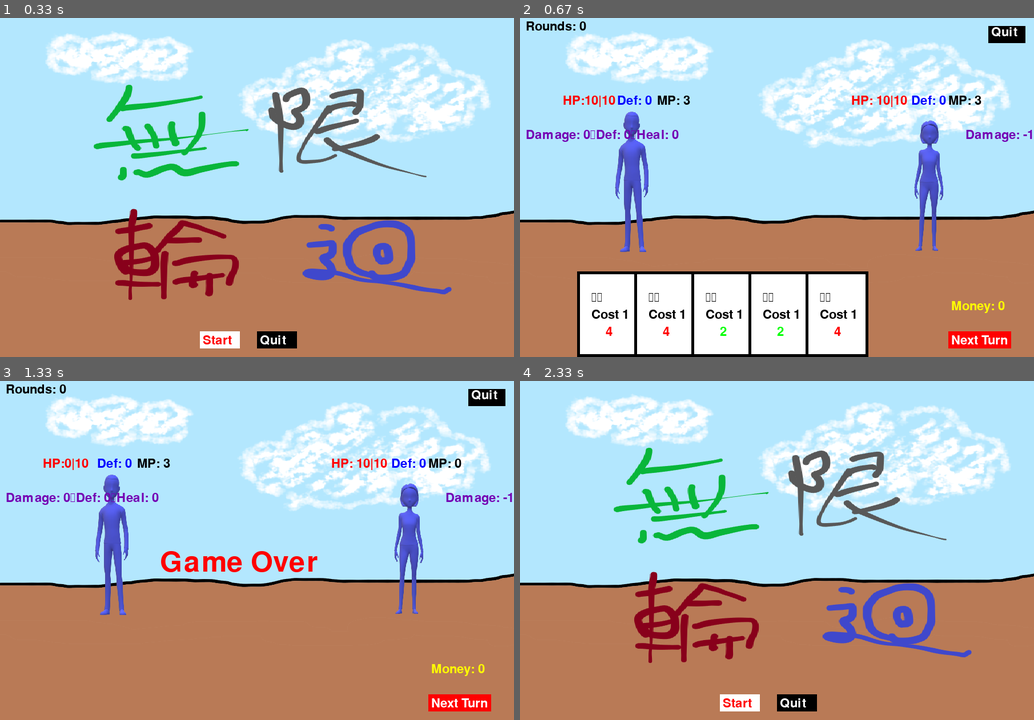
Above: before the commit, frames 1-4 (two rows, left to right).
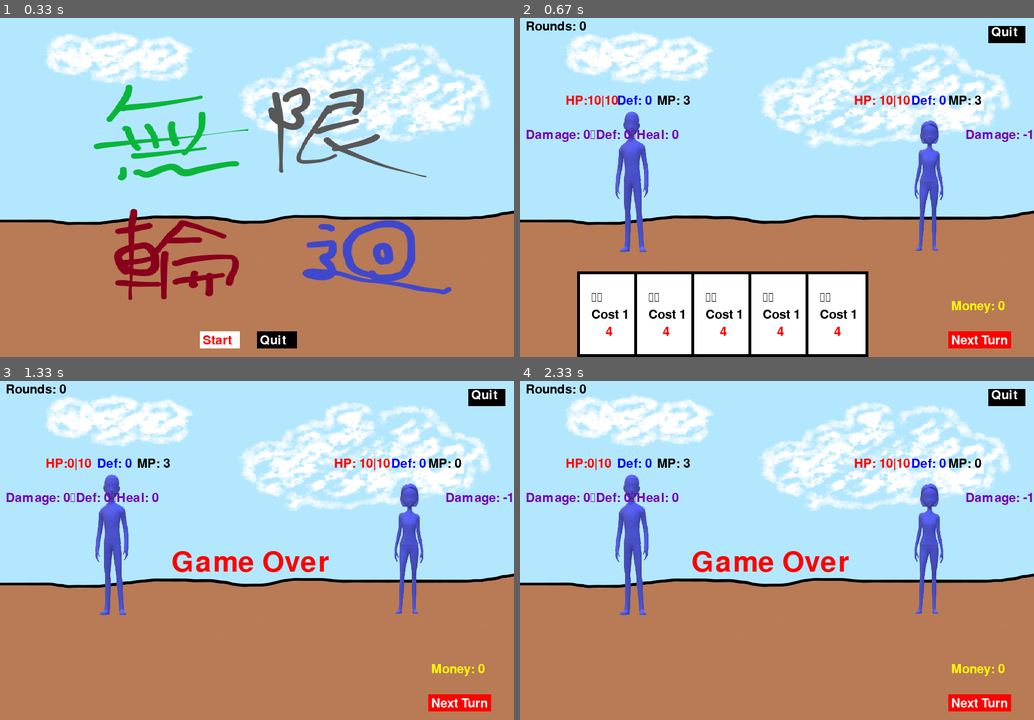
Above: after the commit, the same moments.

Repository: razersword21/pygame-card
Game: pygame game, started from main.py
The game is run twice, just before and just after one commit, with the same random seed, the same clock (stepped at 60 frames per second) and the same inputs.
Inputs (mouse positions are in pixels of both pictures, inside the frame that each line leads up to):
- Up to frame 1 (0.33 s): no input
- Up to frame 2 (0.67 s): press the mouse at (741, 340) at 0.37 s; move the mouse to (746, 214) at 0.47 s; release the mouse at (756, 92) at 0.6 s
- Up to frame 3 (1.33 s): press the mouse at (457, 703) at 0.7 s; move the mouse to (375, 662) at 0.8 s; release the mouse at (298, 621) at 0.93 s; click "Next Turn" at 1.05 s
- Up to frame 4 (2.33 s): no input

Frame 1 is identical in both runs. In frame 2, 0.5% of the frame differs, in the area x 8-76%, y 22-94%; in frame 3, 1.4%; in frame 4, 14%, in the area x 1-100%, y 1-98%.

Commit message:
updata v3

Diff:
--- a/card_process.py
+++ b/card_process.py
@@ -54,7 +54,7 @@
     card_deck = []
     deck_index = 0
     if random_control == True:
-        card_type_number = [random.randint(2,10),random.randint(2,5),random.randint(1,5)]
+        card_type_number = [random.randint(5,10),random.randint(3,5),random.randint(1,5)]
     else:
         card_type_number = params.card_type_number
 
@@ -92,9 +92,19 @@
                                 person.defense_buff-=2
                                 person.heal_buff-=2
                                 person.buff.pop(i)
+                        case 'keep_heal':
+                            person.hp+=(person.heal_buff)*2
+                            buff['keep_heal'][0]-=1
+                            if buff['keep_heal'][0] == 0:
+                                person.buff.pop(i)
                 else:
-                    if buff[card_type][1] > 0:
-                        person.defense_buff+=2
-                        person.heal_buff+=2
-                        buff[card_type][1]-=1
+                    if card_type == 'turtle':
+                        if buff[card_type][1] > 0:
+                            person.defense_buff+=2
+                            person.heal_buff+=2
+                            buff[card_type][1]-=1
+                    if card_type == 'keep_heal':
+                        if buff[card_type][1] > 0:
+                            person.hp+=(person.heal_buff)*2
+                            buff[card_type][1]-=1
     return person
--- a/choose.py
+++ b/choose.py
@@ -25,12 +25,13 @@
     options = [add_hp,add_value]
     out_option = []
     chose_option = []
+    out_card = []
     if rounds % 5 == 0:
         new_card_deck = random.choices(normal_deck+high_level_deck,k=3)
     else:
         new_card_deck = random.choices(normal_deck,k=3)
     options.extend(new_card_deck)
-    out_option = random.choices(options,weights=[0.45,0.1,0.15,0.15,0.15],k=3)
+    out_option = random.choices(options,weights=[0.4,0.15,0.15,0.15,0.15],k=3)
 
     while choosing:
         win.blit(bg.bg_big, bg.rect)
@@ -69,6 +70,7 @@
                 card_text2 = font_list[0].render(op.special, True, BLACK)
                 win.blit(card_text2, (start_x[i]-20, 400))
                 chose_option.append('card')
+                out_card.append(op)
 
         for event in pygame.event.get():
             if event.type == pygame.QUIT:
@@ -88,11 +90,11 @@
                         value = add_value
                     case 'card':
                         if pos[0] >= 50 and pos[0] <= 250:
-                            chose_card = new_card_deck[0]
+                            chose_card = out_card[0]
                         elif pos[0] >= 350 and pos[0] <= 550:
-                            chose_card = new_card_deck[1]
+                            chose_card = out_card[1]
                         else:
-                            chose_card = new_card_deck[2]
+                            chose_card = out_card[2]
                 choosing = False
         pygame.display.flip()
     return choose_buff,value,chose_card
--- a/game.py
+++ b/game.py
@@ -27,7 +27,7 @@
     enemy.magic = enemy.max_magic
     return enemy
 
-def set_player(main_role,choose,add_value):
+def set_player(main_role,choose,add_value,new_card=None):
     if choose == 'hp':
         main_role.max_hp += add_value
         main_role.money += random.randint(50,100)
@@ -50,7 +50,7 @@
         main_role.money += params.add_pass_money
         logging.info(main_role.name+'放棄選擇 ， 獲得錢幣 +200 !')
     else:
-        logging.info(main_role.name+' 選擇特殊卡 !')
+        logging.info(main_role.name+' 選擇特殊卡 ! -> '+new_card.name)
     main_role.hp = main_role.max_hp
     main_role.magic = main_role.max_magic
     return main_role
@@ -96,7 +96,7 @@
         player_money_text = font_list[0].render("Money: "+str(main_role.money), True, YELLOW)
         player_value_text = font_list[0].render("Damage: "+str(main_role.damage_buff)+'\nDef: '
                                         +str(main_role.defense_buff)+'\nHeal: '+str(main_role.heal_buff), True, PURPLE)
-        win.blit(player_hp_text, (75, 140))
+        win.blit(player_hp_text, (80, 140))
         win.blit(player_de_text, (170, 140))
         win.blit(player_mp_text, (240, 140))
         win.blit(player_money_text, (755, 500))
@@ -107,7 +107,7 @@
         enemy_mp_text = font_list[0].render("MP: "+str(enemy.magic), True, BLACK)
         enemy_value_text = font_list[0].render("Damage: "+str(enemy.damage_buff)+'\nDef: '
                                         +str(enemy.defense_buff)+'\nHeal: '+str(enemy.heal_buff), True, PURPLE)
-        win.blit(enemy_hp_text, (580, 140))
+        win.blit(enemy_hp_text, (585, 140))
         win.blit(enemy_de_text, (685, 140))
         win.blit(enemy_mp_text, (750, 140))
         win.blit(enemy_value_text, (780, 200))
@@ -181,6 +181,9 @@
                             case 'turtle':
                                 main_role.buff.append({'turtle':[main_card.lasting,1]})
                                 check_person_buff(main_role,enemy,'turtle')
+                            case 'keep_heal':
+                                main_role.buff.append({'keep_heal':[main_card.lasting,1]})
+                                check_person_buff(main_role,enemy,'keep_heal')
                         logging.info(main_role.name+' 打出 '+main_card.name+' '+str(max(main_card.do_to_other+main_role.damage_buff,main_card.do_for_self+main_role.defense_buff))+' | '
                                 +'剩餘卡牌:'+str(len(main_remain_deck))+' | 用過卡牌:'+str(len(main_used_cards))+'\n'
                                 +main_role.name+' 狀態: Hp '+str(main_role.hp)+' De '+str(main_role.de)+' de_b '+str(main_role.defense_buff)+' Buff '+str(main_role.buff)+'\n'
@@ -243,6 +246,9 @@
                                 case 'turtle':
                                     enemy.buff.append({'turtle':[card.lasting,1]})
                                     check_person_buff(enemy,main_role,'turtle')
+                                case 'keep_heal':
+                                    enemy.buff.append({'keep_heal':[card.lasting,1]})
+                                    check_person_buff(enemy,main_role,'keep_heal')
                             logging.info(enemy.name+' 打出 '+card.name+' '+str(max(card.do_to_other+enemy.damage_buff,card.do_for_self))+' | '
                                         +'剩餘卡牌:'+str(len(enemy_remain_deck))+' | 用過卡牌:'+str(len(enemy_used_cards))+' \n'
                                         +main_role.name+' 狀態: Hp '+str(main_role.hp)+' De '+str(main_role.de)+' Mp '+str(main_role.magic)+' Buff '+str(main_role.buff)+'\n'
@@ -276,11 +282,12 @@
             enemy_used_cards = []
 
             enemy = set_enemy(enemy)
-            main_role = set_player(main_role,chose_buff,add_value)
+            main_role = set_player(main_role,chose_buff,add_value,new_card)
             GAME_CONTROL = True
         else:
             over_text = font_list[1].render("Game Over", True, RED)
-            win.blit(over_text, (280, 300))
-            time.sleep(1)
+            win.blit(over_text, (300, 300))
+            pygame.display.update()
+            time.sleep(3)
             running = False
         pygame.display.flip()
--- a/objects.py
+++ b/objects.py
@@ -110,9 +110,9 @@
             win.blit(card_last_text,(statr_x+20+next_card+5,580+5))
           case 'vampire'|'absorb':
             card_number_text = FONT.render('吸: '+str(self.do_to_other), True, PURPLE)
-            win.blit(card_number_text,(statr_x+5+next_card+5,540+5))
+            win.blit(card_number_text,(statr_x+10+next_card+5,540+5))
             card_last_text = FONT.render('Get: '+str(self.do_to_other), True, BLUE)
-            win.blit(card_last_text,(statr_x+5+next_card+5,580+5))
+            win.blit(card_last_text,(statr_x+10+next_card+5,560+5))
           case 'little_knife'|'knife':
             card_number_text = FONT.render(self.special, True, RED)
             win.blit(card_number_text,(statr_x+10+next_card+5,530+5))
--- a/params.py
+++ b/params.py
@@ -16,7 +16,8 @@
     normal_deck = [Vampire_card,magic_card,drop_card,fire_card,return_card,knife_card,turtle_card] #
 
     guard_card = Card(-1,'神聖之盾','guard',2,0,2,0,'獲得自身防禦增強\n 2倍的盾')
-    high_level_deck = [guard_card]
+    keep_heal = Card(-1,"回春",'keep_heal',2,0,2,2,'持續回自身治癒增強\n  *2的血量\n  2回合')
+    high_level_deck = [guard_card,keep_heal]
 
 class params():
 
@@ -26,4 +27,4 @@
     add_pass_money = 200
     card_name_list = ['攻擊','防禦','治癒']
     card_type_list = ['attack','defense','heal']
-    card_type_number = [5,3,0]
+    card_type_number = [5,0,0]
